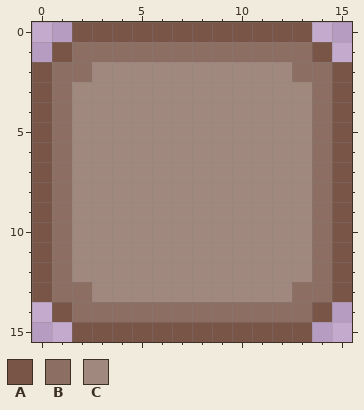
A pixel-art file gets an edit: Assets/Arts/GameUI/Canvas_Border_Btn/InventoryUI/TagButton.aseprite. Above, as it was before the edit.
16x16 pixels, 1 frame.
Palette (. is transparent): A #795548  B #8d6e63  C #a1887f
Pixels before, first column x 0:
 0 ..AAAAAAAAAAAA..
 1 .ABBBBBBBBBBBBA.
 2 ABBCCCCCCCCCCBBA
 3 ABCCCCCCCCCCCCBA
 4 ABCCCCCCCCCCCCBA
 5 ABCCCCCCCCCCCCBA
 6 ABCCCCCCCCCCCCBA
 7 ABCCCCCCCCCCCCBA
 8 ABCCCCCCCCCCCCBA
 9 ABCCCCCCCCCCCCBA
10 ABCCCCCCCCCCCCBA
11 ABCCCCCCCCCCCCBA
12 ABCCCCCCCCCCCCBA
13 ABBCCCCCCCCCCBBA
14 .ABBBBBBBBBBBBA.
15 ..AAAAAAAAAAAA..
After:
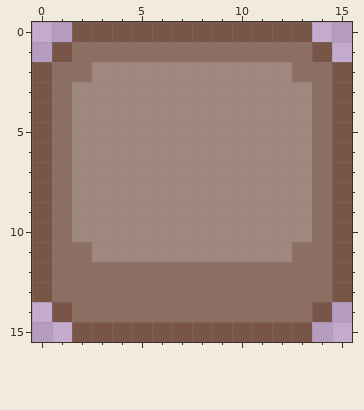
The exact change:
Changed rows in their new state; - is an unchanged pixel.
first column x 2:
11 B----------B
12 BBBBBBBBBBBB
13 -BBBBBBBBBB-
Where, in picture pixels (left, top, right, bottom), the same in both pictures:
changed: (72, 242, 312, 302)
